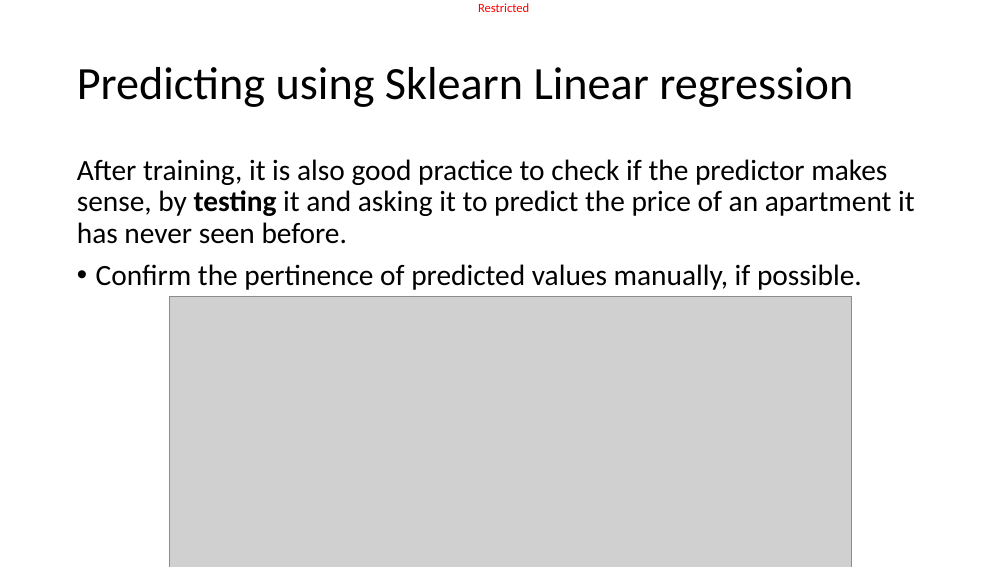
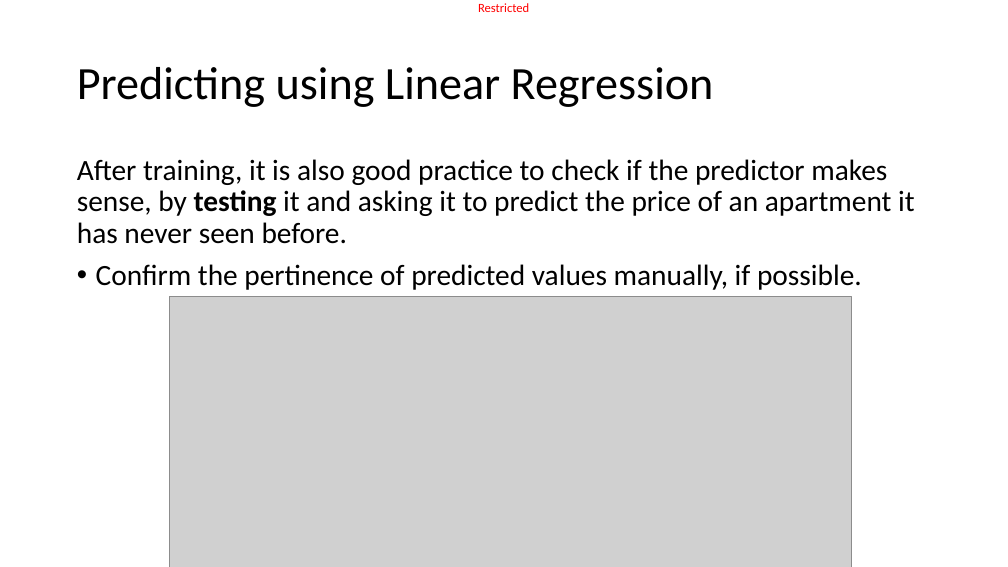
Before and after one commit to matthieudemari/SUTD_DL_50_039, a slide deck: slide 83 of W1/1. W1S1 final/W1S1.pptx. Drawn at 1008x567 pixels with LibreOffice and Linux fonts; fonts in the diff are those of the drawing; grey boxes stand for pictures. Boxes give left, top, right and bottom in pixels: in the first picture for what was removed or moved away, otherwise in the second. Text is boxed around its words. In the diff, an @@ line names an element or a change of style, - is before the commit and + after.

```diff
--- a/W1/1. W1S1 final/W1S1.pptx
+++ b/W1/1. W1S1 final/W1S1.pptx
@@ title at (77,67,714,107): text changed @@
-Predicting using Sklearn Linear regression
+Predicting using Linear Regression
```
Also in this commit, not shown: 8 other slides changed, 17 other files.
